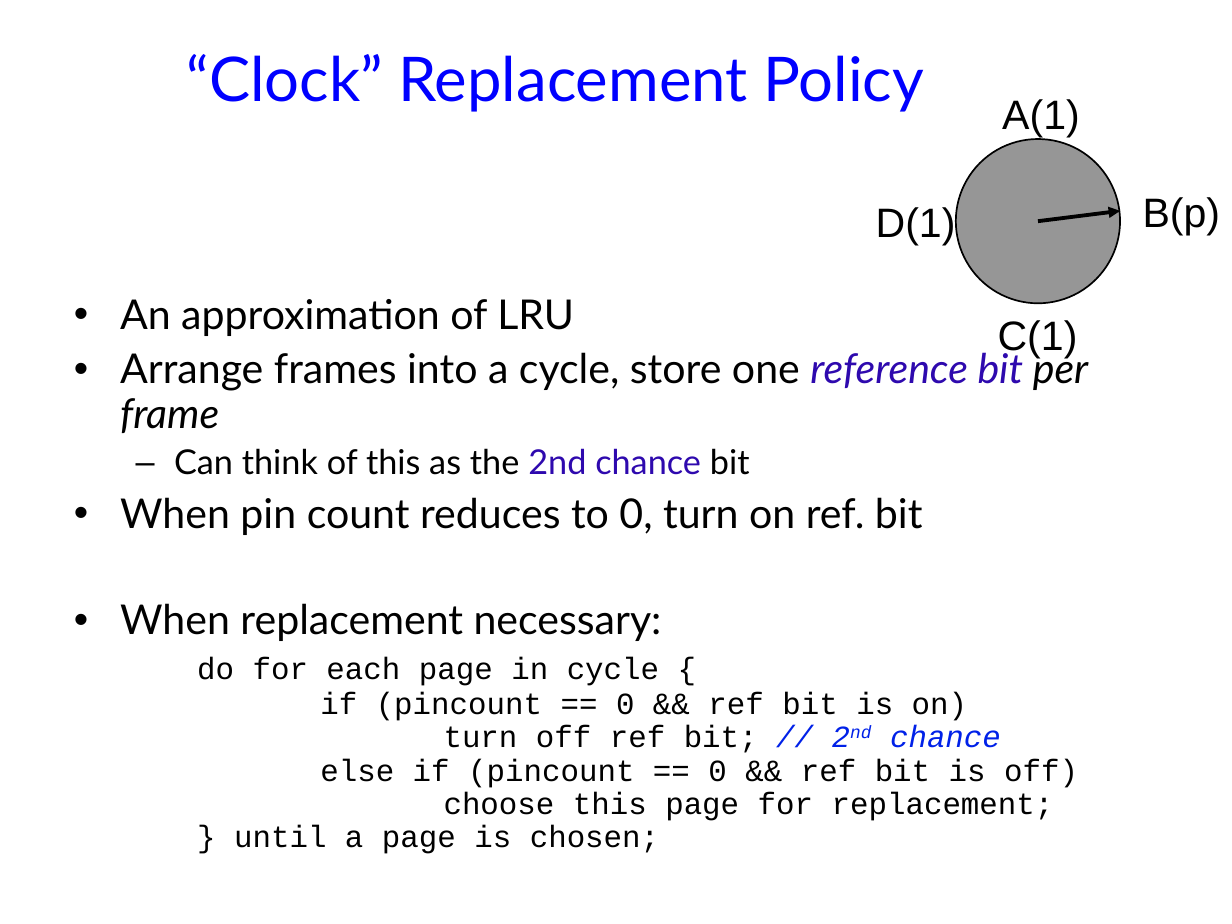
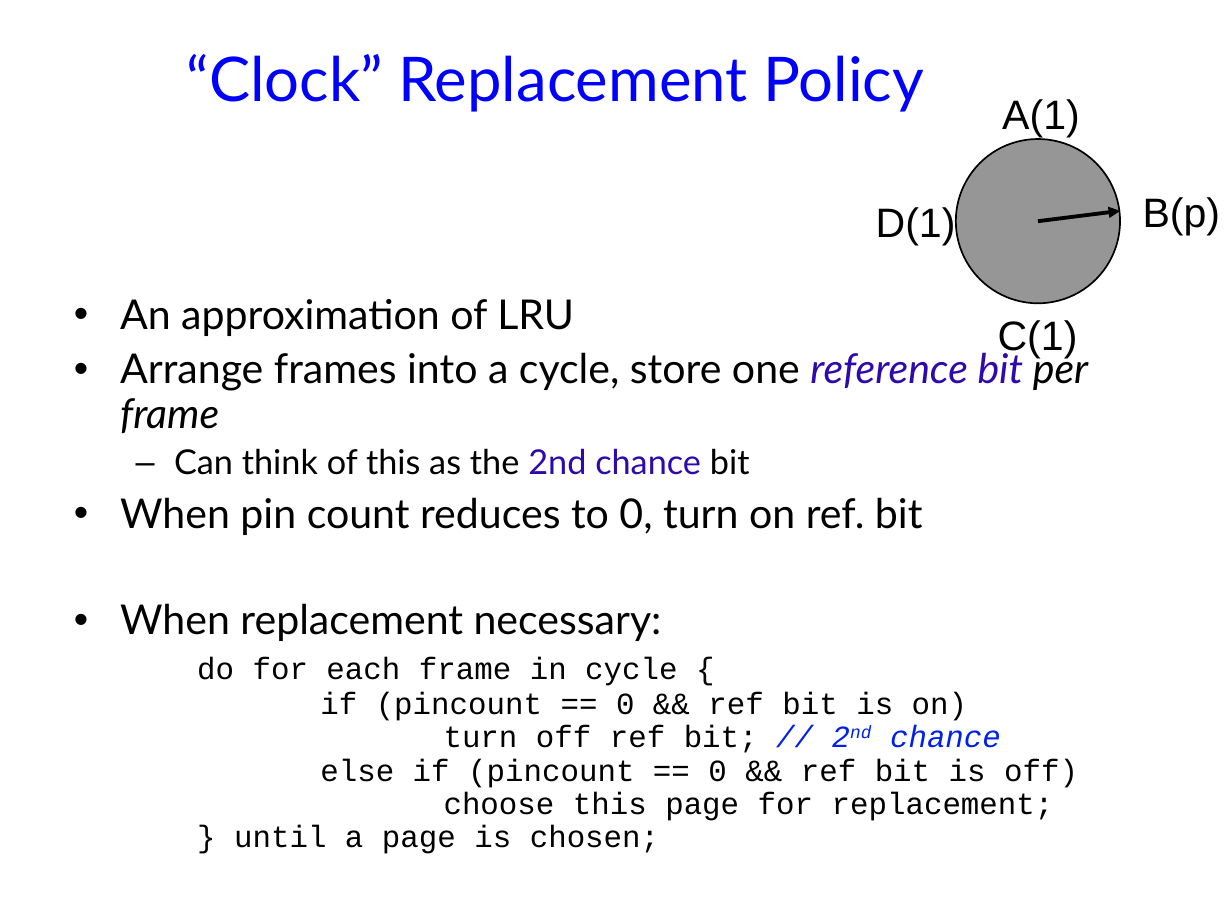
Before and after one commit to jhellerstein/cs186-09, a slide deck: slide 19 of lecs/04-DisksFilesBuffers.ppt. Drawn at 1232x924 pixels with LibreOffice and Linux fonts; fonts in the diff are those of the drawing; background and template pictures are left out. Boxes give left, top, right and bottom in pixels: in the first picture for what was removed or moved away, otherwise in the second. Text is boxed around its words. In the diff, an @@ line names an element or a change of style, - is before the commit and + after.

```diff
--- a/lecs/04-DisksFilesBuffers.ppt
+++ b/lecs/04-DisksFilesBuffers.ppt
@@ text at (x1=120, y1=603, x2=1078, y2=854): text changed @@
-• When replacement necessary:
-  do for each page in cycle {
-  if (pincount == 0 && ref bit is on)
-  turn off ref bit; // 2nd chance
-  else if (pincount == 0 && ref bit is off)
-  choose this page for replacement;
-  } until a page is chosen;
+• When replacement necessary:
+  do for each frame in cycle {
+  if (pincount == 0 && ref bit is on)
+  turn off ref bit; // 2nd chance
+  else if (pincount == 0 && ref bit is off)
+  choose this page for replacement;
+  } until a page is chosen;
```
Also in this commit, not shown: 1 other slide changed, 1 other file.
